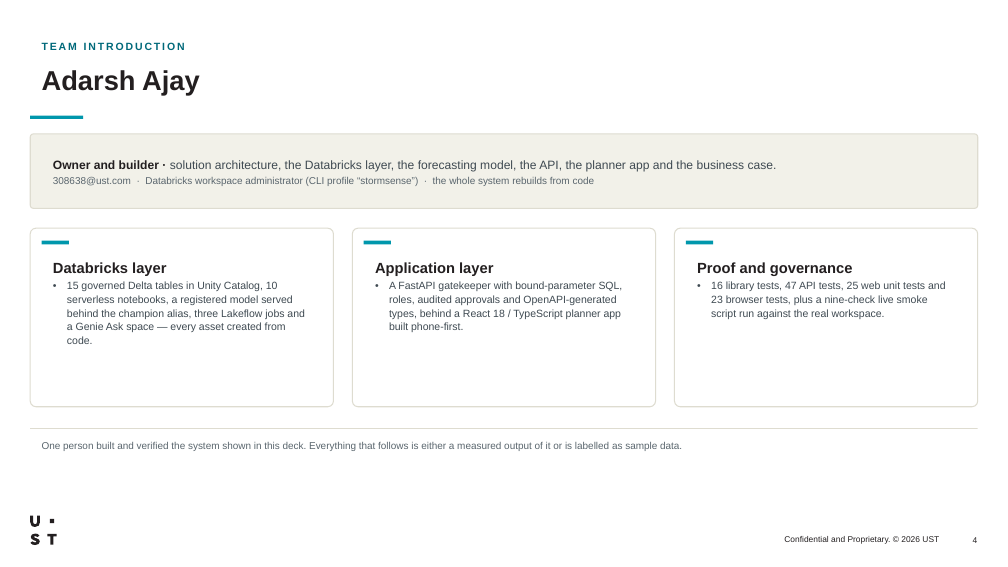
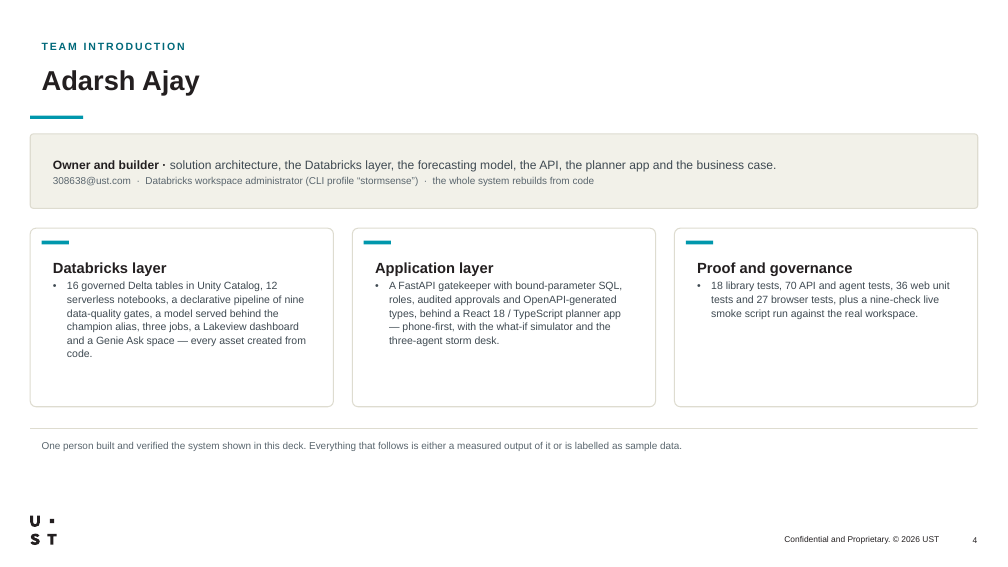
Before and after one commit to workatustadarshajay/STORMSENSE, a slide deck: slide 4 of StormSense-Databricks-Hackathon.pptx. Drawn at 1008x567 pixels with LibreOffice and Linux fonts; fonts in the diff are those of the drawing. Boxes give left, top, right and bottom in pixels: in the first picture for what was removed or moved away, otherwise in the second. Text is boxed around its words. In the diff, an @@ line names an element or a change of style, - is before the commit and + after.

```diff
--- a/StormSense-Databricks-Hackathon.pptx
+++ b/StormSense-Databricks-Hackathon.pptx
@@ text at [67, 281, 306, 357]: text changed @@
-• 15 governed Delta tables in Unity Catalog, 10 serverless notebooks, a registered model served behind the champion alias, three Lakeflow jobs and a Genie Ask space — every asset created from code.
+• 16 governed Delta tables in Unity Catalog, 12 serverless notebooks, a declarative pipeline of nine data-quality gates, a model served behind the champion alias, three jobs, a Lakeview dashboard and a Genie Ask space — every asset created from code.
@@ text at [389, 281, 623, 346]: text changed @@
-• A FastAPI gatekeeper with bound-parameter SQL, roles, audited approvals and OpenAPI-generated types, behind a React 18 / TypeScript planner app built phone-first.
+• A FastAPI gatekeeper with bound-parameter SQL, roles, audited approvals and OpenAPI-generated types, behind a React 18 / TypeScript planner app — phone-first, with the what-if simulator and the three-agent storm desk.
@@ text at [711, 281, 950, 319]: text changed @@
-• 16 library tests, 47 API tests, 25 web unit tests and 23 browser tests, plus a nine-check live smoke script run against the real workspace.
+• 18 library tests, 70 API and agent tests, 36 web unit tests and 27 browser tests, plus a nine-check live smoke script run against the real workspace.
```
Also in this commit, not shown: 9 other slides changed, 5 slides added, 4 other files.
